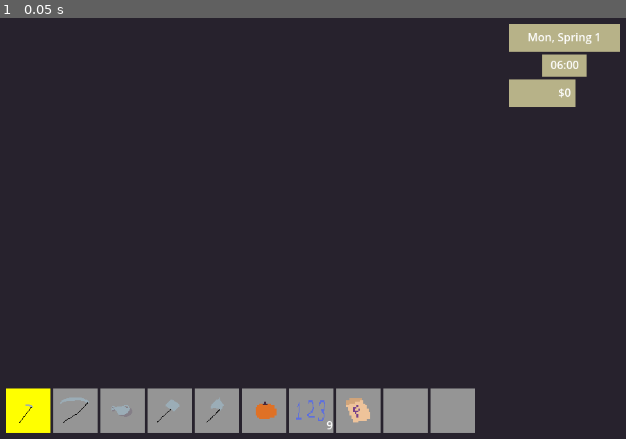
Above: before the commit, frame 1.
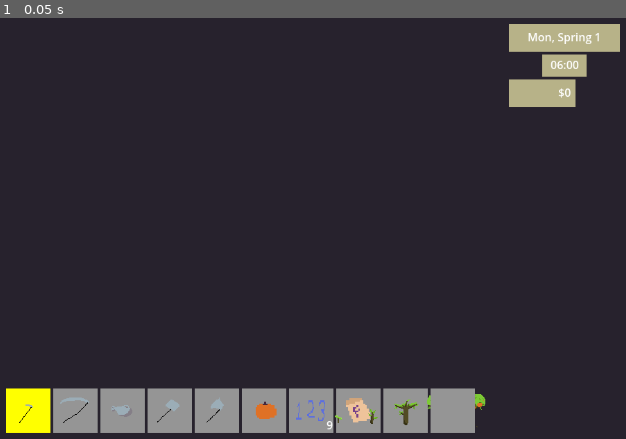
Above: after the commit, the same moment.

Repository: ellis-matthew4/farming-game-framework
Game: Godot game, scene res://scenes/Menus/menu_layer.tscn
Two runs of this game, one before a commit and one after it. Both use one fixed random seed, a clock stepped at 60 frames per second and the inputs below. The project has no main scene, so this scene is started directly.
Inputs:
- Up to frame 1 (0.05 s): no input

The runs differ from the first frame. In frame 1, 0.2% of the frame differs, in the area x 53-78%, y 89-97%.

Commit message:
Add fruit trees

Diff:
--- /dev/null
+++ b/src/TreeSprite.gd
@@ -0,0 +1,17 @@
+extends Sprite2D
+
+class_name TreeSprite
+
+var player
+
+func _ready():
+  player = Globals.player
+
+func _process(delta):
+  if player == null:
+    player = Globals.player
+  else:
+    if player.global_position.y >= global_position.y:
+      z_index = player.z_index - 1
+    else:
+      z_index = player.z_index + 1
--- a/src/scenes/player.tscn
+++ b/src/scenes/player.tscn
@@ -50,7 +50,7 @@
 [sub_resource type="CircleShape2D" id="CircleShape2D_svtwa"]
 
 [node name="player" type="CharacterBody2D"]
-z_index = 1
+z_index = 5
 collision_mask = 2
 script = ExtResource("1_5rxtb")
 
--- a/src/scripts/farmland.gd
+++ b/src/scripts/farmland.gd
@@ -37,23 +37,24 @@
   var state = []
   for c in get_children():
     if c is Soil:
-      var encoded = str(c.quality, "1" if c.tilled else "0", c.stage, c.crop_idx())
+      var encoded = str(c.quality, "1" if c.tilled else "0", '.', c.stage, '.', c.crop_idx())
       state.append(encoded)
   return state
 
 func render(state): # draw from freshly loaded state
   var i = 0
   for encoded in state:
+    var k = encoded.split('.')
     var soil = soil_scene.instantiate()
     add_child(soil)
     soil.position = _get_coordinates(i)
-    soil.quality = int(encoded.substr(0, 1))
-    if encoded.substr(1, 1) == '1':
+    soil.quality = int(k[0].substr(0, 1))
+    if k[0].substr(1, 1) == '1':
       soil.hoe()
     if Globals.weather in ['rain', 'severe']:
       soil.water()
-    var stage = int(encoded.substr(2, 1))
-    var crop_id = encoded.substr(3, -1)
+    var stage = int(k[1])
+    var crop_id = k[2]
     if crop_id != '':
       var crop = ItemDatabase.get_item(crop_id)
       soil.sow(crop, stage)
--- a/src/scripts/globals.gd
+++ b/src/scripts/globals.gd
@@ -32,6 +32,9 @@
 # Preloads - Important classes to keep a base in memory at all times
 var map = preload("res://scenes/map.tscn")
 var ml_scene = preload("res://scenes/Menus/menu_layer.tscn")
+
+# Variables for cheats
+var player_position
 
 # Methods - Global functions that need to be called outside the context of the game objects
 func get_state():
@@ -137,6 +140,8 @@
     weather = 'sunny'
   day += 1
   clock.time = 360
+  weather = 'rain' # debug
+  print("Setting weather to ", weather)
   calendar.parse_day(day)
 
 func repopulate_quick_inventory():
@@ -173,6 +178,7 @@
   try_add_inventory(ItemDatabase.get_item('generic_crop'))
   try_add_inventory(ItemDatabase.get_item('generic_seeds'), 9)
   try_add_inventory(ItemDatabase.get_item('fertilizer'))
+  try_add_inventory(ItemDatabase.get_item('generic_sapling'))
 
 func _input(event):
   if (event is InputEventKey):
--- a/src/scripts/item_database.gd
+++ b/src/scripts/item_database.gd
@@ -14,7 +14,8 @@
     'weed': Item.new("Weed", 1, "res://assets/items/sickle.png", "A weed. Not very useful."),
     'generic_crop': Food.new("Sample Crop", 50, "res://assets/product.png", 10, "A fruit of some kind."),
     'generic_seeds': Seeds.new("Sample Seeds", 20, "res://assets/crop.png", 3, "generic_crop"),
-    'fertilizer': Consumable.new("Fertilizer", 40, "res://assets/fertilizer.png", "A mix of high-grade animal manures guaranteed to make your fields more fertile.")
+    'fertilizer': Consumable.new("Fertilizer", 40, "res://assets/fertilizer.png", "A mix of high-grade animal manures guaranteed to make your fields more fertile."),
+    'generic_sapling': Sapling.new("Sample Sapling", 100, "res://assets/sapling.png", 30, "generic_crop", 1, 28)
   }
   for k in items.keys():
     items[k].key = k
--- a/src/scripts/player.gd
+++ b/src/scripts/player.gd
@@ -15,6 +15,8 @@
 func _ready():
   Globals.player = self
   Globals.camera = get_node("Camera2D")
+  if Globals.player_position != null:
+    global_position = Globals.player_position
   self.turn.connect(_turn)
   self.walk.connect(_walk)
   self.reached.connect(_reached)
@@ -33,7 +35,8 @@
             held = true
       _interact(held)
     elif Input.is_action_just_pressed("player_cancel"):
-      Globals.increment_day()
+      Globals.player_position = global_position
+      Globals.sleep()
     elif Input.is_action_just_pressed("ux_menu"):
       Globals.menuLayer.ig_menu()
     elif Input.is_action_just_pressed("ux_pause"):
@@ -115,6 +118,7 @@
   var li = get_node("InteractPivot/InteractionArea").get_overlapping_bodies()
   for n in li:
     if n.is_in_group("Bed"):
+      Globals.player_position = null
       Globals.sleep()
       return
     elif n.is_in_group("Door"):
@@ -128,6 +132,10 @@
     elif n is GroundItem:
       n.interact()
       return
+    elif n is Soil:
+      var interacted = n.interact()
+      if interacted:
+        return
   var currently_held_item = Globals.get_held_item()
   if currently_held_item is Tool:
     var tool = currently_held_item.item_name.to_snake_case()
@@ -152,7 +160,7 @@
   elif currently_held_item is Food:
     currently_held_item.consume()
     Globals.repopulate_quick_inventory()
-  elif currently_held_item is Seeds:
+  elif currently_held_item is Seeds or currently_held_item is Sapling:
     print("seeds")
     for n in li:
       if n is Soil and n.tilled:
--- /dev/null
+++ b/src/scripts/sapling.gd
@@ -0,0 +1,41 @@
+extends Consumable
+
+class_name Sapling
+
+var max_stages = 1
+var product_id: String
+var reharvestable: bool
+var reharvest_stage: int
+var season: int
+
+func _init(n: String, v: int, tx_path: String, stages: int, prd: String, sesn: int = 0, rhs: int = 1):
+  item_name = n
+  value = v
+  texture = load(tx_path)
+  max_stages = stages
+  product_id = prd
+  reharvestable = true
+  reharvest_stage = rhs
+  season = sesn
+
+func _ready():
+  description = str("Sapling that grows to produce ", get_product().item_name, "s. Takes ", max_stages, " days to grow.")
+  if reharvestable:
+    description += " Regrows after harvesting."
+
+func get_texture_as_sprite2D(stage):
+  stage = stage if Globals.calendar.season == season else min(stage, max_stages - 1)
+  var max_image_stages = (texture.get_width() / (Globals.MAP_GRID_SIZE*3)) -1
+  var image_stage_percentage = (stage * 1.0) / max_stages
+  var image_stage = floor(max_image_stages * image_stage_percentage)
+  print(stage, '/', max_stages, ":", image_stage, "/", max_image_stages, ":", image_stage_percentage, "%")
+  var tx = TreeSprite.new()
+  tx.texture = texture
+  tx.offset = Vector2(Globals.MAP_GRID_SIZE/2, -Globals.MAP_GRID_SIZE/2)
+  tx.region_enabled = true
+  tx.region_rect = Rect2(image_stage * Globals.MAP_GRID_SIZE*3, 0, Globals.MAP_GRID_SIZE*3, Globals.MAP_GRID_SIZE*3)
+  tx.centered = true
+  return tx
+
+func get_product():
+  return ItemDatabase.get_item(product_id)
--- a/src/scripts/seeds.gd
+++ b/src/scripts/seeds.gd
@@ -24,10 +24,14 @@
 
 func get_texture_as_sprite2D(stage):
   stage = max(0, stage - 1)
+  var max_image_stages = texture.get_width() / Globals.MAP_GRID_SIZE
+  var image_stage_percentage = (stage * 1.0) / max_image_stages
+  var image_stage = max_image_stages * image_stage_percentage
   var tx = Sprite2D.new()
   tx.texture = texture
+  tx.offset = Vector2(Globals.MAP_GRID_SIZE/2, Globals.MAP_GRID_SIZE/2)
   tx.region_enabled = true
-  tx.region_rect = Rect2(stage * Globals.MAP_GRID_SIZE, 0, Globals.MAP_GRID_SIZE, Globals.MAP_GRID_SIZE)
+  tx.region_rect = Rect2(image_stage * Globals.MAP_GRID_SIZE, 0, Globals.MAP_GRID_SIZE, Globals.MAP_GRID_SIZE)
   tx.centered = true
   return tx
 
--- a/src/scripts/soil.gd
+++ b/src/scripts/soil.gd
@@ -25,7 +25,6 @@
   if is_instance_valid(spr):
     add_child(spr)
     crop_sprite = spr
-    spr.offset = Vector2(Globals.MAP_GRID_SIZE / 2, Globals.MAP_GRID_SIZE / 2)
   else:
     crop_sprite.queue_free()
 
@@ -38,13 +37,15 @@
     set_soil_texture(soil_txt_w)
     watered = true
 
-func sow(i: Seeds, s: int = 1):
+func sow(i, s: int = 1):
   if tilled:
     set_crop_texture(i.get_texture_as_sprite2D(s))
     crop = i
     stage = s
     if crop == null:
       print("ERR: MISSING_CROP")
+    if crop is Sapling:
+      solid()
 
 func hammer():
   set_soil_texture(null)
@@ -55,11 +56,34 @@
 func fertilize():
   quality = min(4, quality + 1)
 
+func interact():
+  if crop is Sapling:
+    # assume reharvestable
+    if stage >= crop.reharvest_stage:
+      set_crop_texture(null)
+      set_crop_texture(crop.get_texture_as_sprite2D(crop.reharvest_stage))
+      stage = crop.reharvest_stage
+      var count_to_drop = (randi() % 3) + 1
+      var item_to_drop = crop.get_product()
+      var origin = Vector2(snap/2, snap/2)
+      var offsets = [
+        origin + Vector2(Globals.MAP_GRID_SIZE, 0),
+        origin + Vector2(-Globals.MAP_GRID_SIZE, 0),
+        Vector2(0, Globals.MAP_GRID_SIZE)
+      ]
+      for i in range(0, count_to_drop):
+        var floater = float_item.instantiate()
+        floater.create(item_to_drop)
+        Globals.add_to_dynamic_layer(floater, global_position + offsets[i])
+        floater.z_index = Globals.player.z_index + 1
+      return true
+  return false
+
 func sickle():
-  if crop == null:
+  if crop == null or crop is Sapling:
     return
   if crop.reharvestable:
-    if stage > crop.reharvest_stage:
+    if stage >= crop.reharvest_stage:
       set_crop_texture(crop.get_texture_as_sprite2D(crop.reharvest_stage))
       stage = crop.reharvest_stage
     else:
@@ -88,6 +112,12 @@
   else:
     return ''
 
+func solid():
+  set_collision_layer_value(2, true)
+
+func nonsolid():
+  set_collision_layer_value(2, false)
+
 func spawn_rock():
   pass
 
Binary file added: src/assets/sapling.png
Not shown, added: src/assets/sapling.png.import
